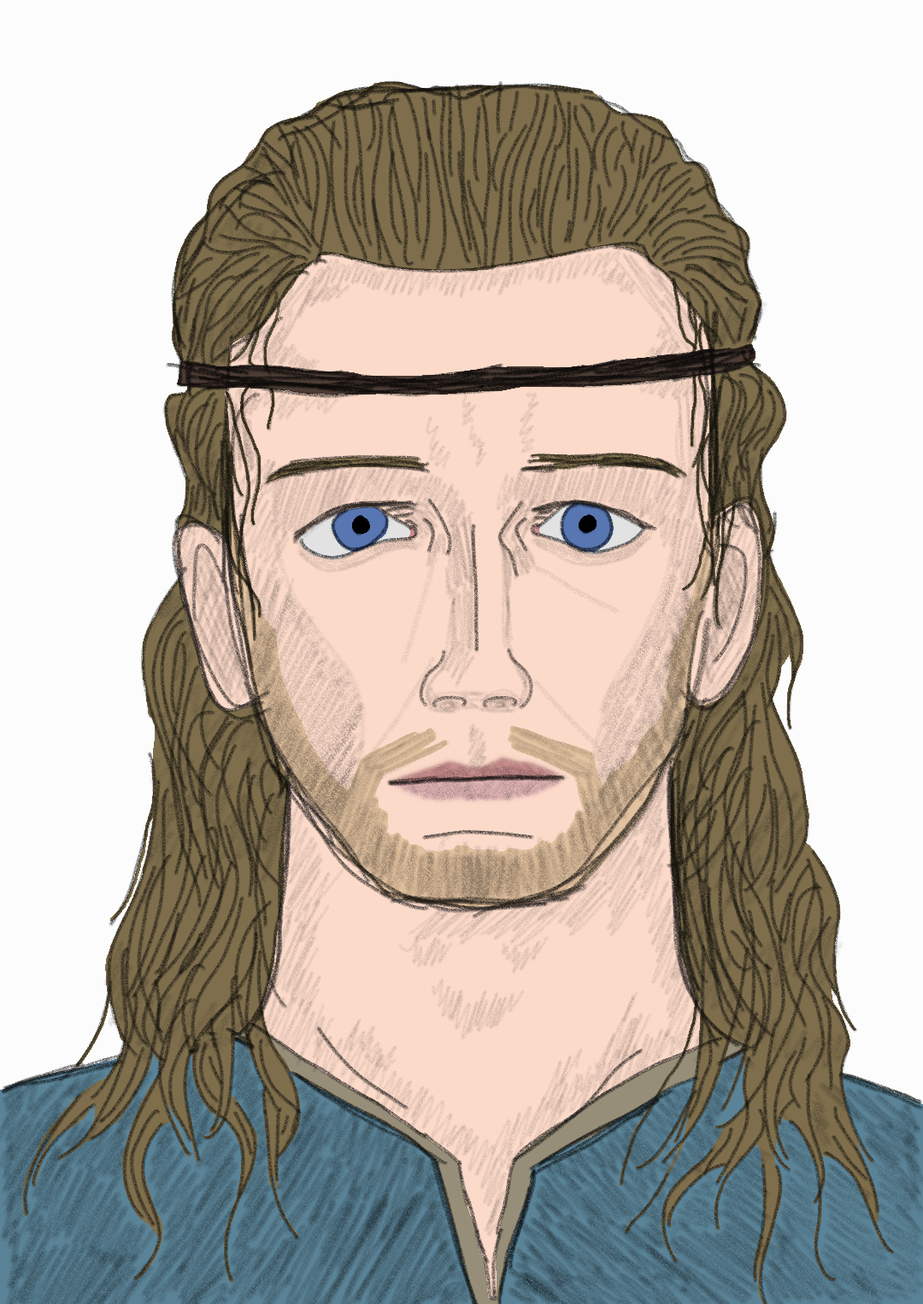
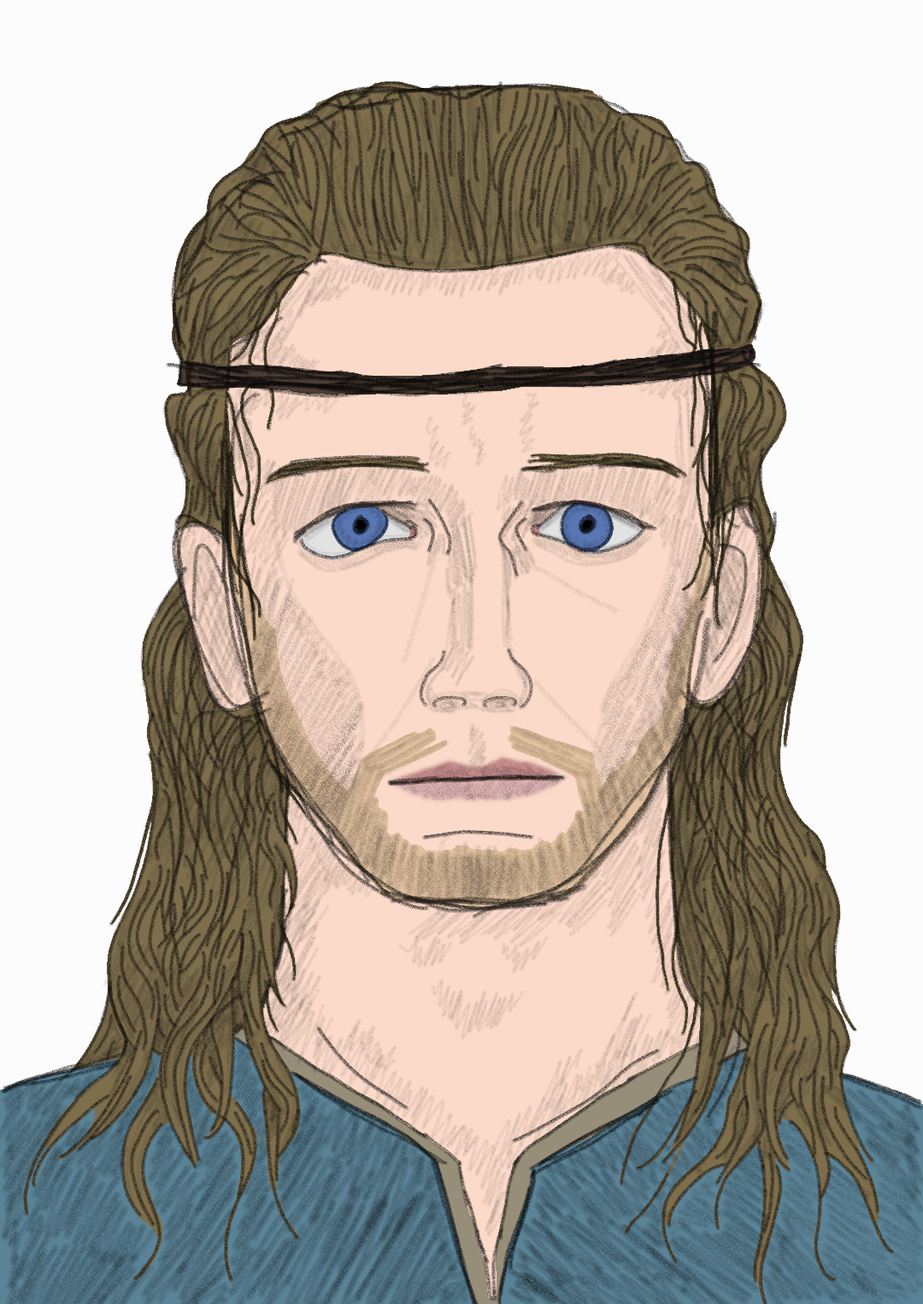
Layer changes from the first 923px x 1304px image to the second:
painted on "color" over [left=23, top=376, right=838, bottom=1304]
painted on "Ljorn2_250109_104855.jpg" over [left=0, top=86, right=854, bottom=1242]
